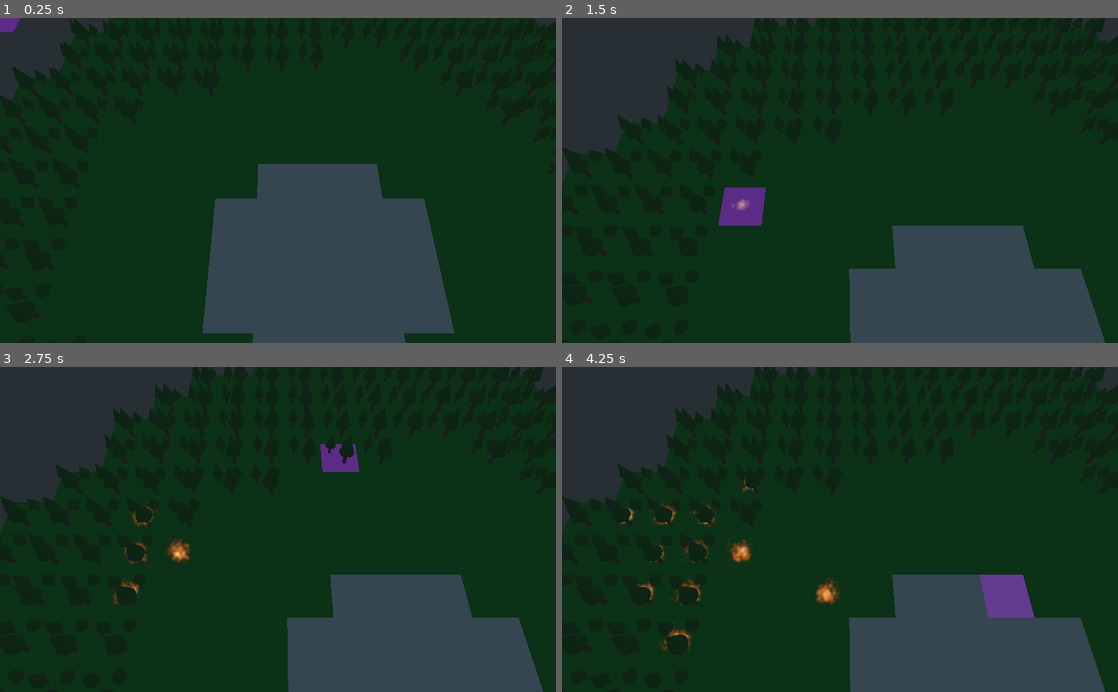
Above: before the commit, frames 1-4 (two rows, left to right).
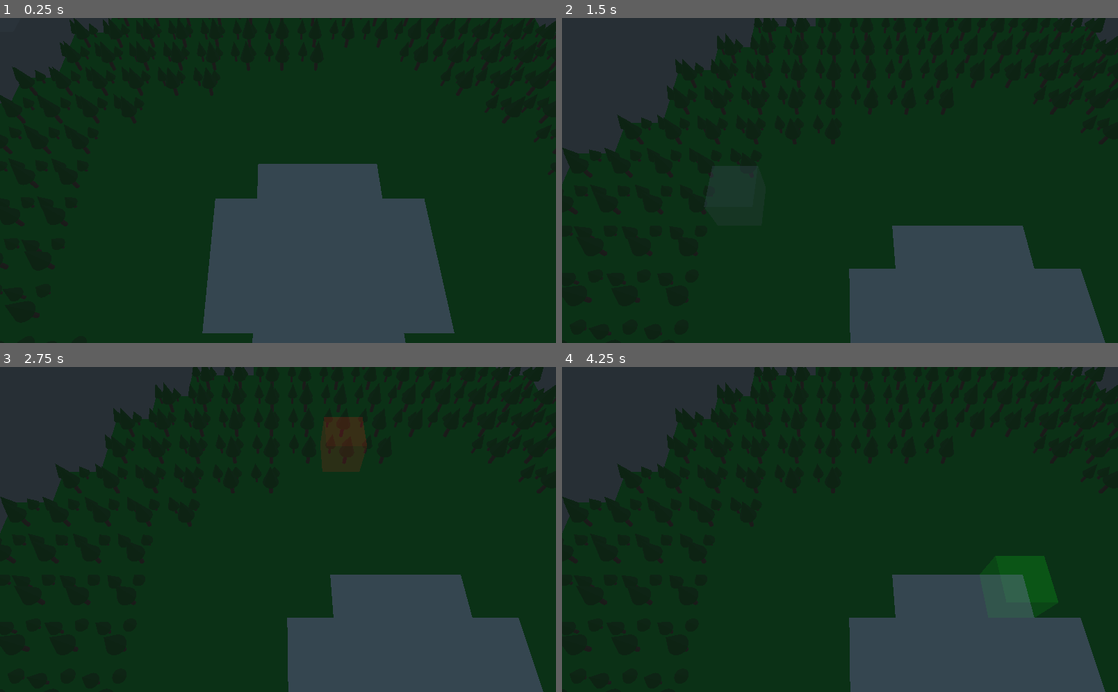
Above: after the commit, the same moments.

Repository: arturh85/gamejam2021
Game: Godot game, scene res://World.tscn
Same seed, same stepped clock (60 frames per second), same inputs: the game is played once before the commit and once after it.
Inputs (mouse positions are in pixels of both pictures, inside the frame that each line leads up to):
- Up to frame 1 (0.25 s): no input
- Up to frame 2 (1.5 s): move the mouse to (962, 164) at 0.52 s; press the mouse at (962, 164) at 0.53 s; tap Enter at 1.25 s; move the mouse to (728, 196) at 1.27 s; release the mouse at (728, 196) at 1.28 s; click (728, 196) at 1.35 s
- Up to frame 3 (2.75 s): tap Space at 2 s; move the mouse to (333, 458) at 2.02 s; press the mouse at (333, 458) at 2.03 s; right-click (333, 458) at 2.1 s
- Up to frame 4 (4.25 s): move the mouse to (812, 594) at 2.77 s; release the mouse at (812, 594) at 2.78 s; click (812, 594) at 2.85 s; move the mouse to (1006, 578) at 3.52 s; press the mouse at (1006, 578) at 3.53 s

The runs differ from the first frame. In frame 1, 0.1% of the frame differs, in the area x 0-4%, y 0-5%; in frame 2, 0.9%; in frame 3, 1.7%; in frame 4, 3.0%, in the area x 10-90%, y 33-89%.

Commit message:
mouse

Diff:
--- a/CamBase.gd
+++ b/CamBase.gd
@@ -21,8 +21,17 @@
 	$"../SelectionTile".translation.x = p.x * $"../GridMap".cell_size.x + $"../GridMap".cell_size.x / 2.0
 	$"../SelectionTile".translation.z = p.z * $"../GridMap".cell_size.z + $"../GridMap".cell_size.z / 2.0
 
-	if Input.is_action_just_released("alt_command"):
-		$"../GridMap".add_fire(p.x, p.z)
+	var mat = $"../SelectionTile".get_surface_material(0)
+	var cell_content = $"../GridMap".get_cell_item(p.x, 0, p.z)
+	if cell_content == 0: # Asphalt
+		mat.albedo_color = Color(0, 1, 0, 0.1)
+	elif cell_content == 2: # Trees
+		mat.albedo_color = Color(1, 0, 0, 0.1)
+		if Input.is_action_just_released("alt_command"):
+			$"../GridMap".add_fire(p.x, p.z)
+	else:
+		mat.albedo_color = Color(0.5, 0.5, 0.5, 0.1)
+
 
 	return
 
--- a/World.tscn
+++ b/World.tscn
@@ -6,11 +6,12 @@
 [ext_resource path="res://Fire.tscn" type="PackedScene" id=5]
 [ext_resource path="res://World.gd" type="Script" id=6]
 [ext_resource path="res://GridMap.gd" type="Script" id=7]
-[ext_resource path="res://models/ground.obj" type="ArrayMesh" id=8]
+
+[sub_resource type="CubeMesh" id=9]
 
 [sub_resource type="SpatialMaterial" id=7]
 flags_transparent = true
-albedo_color = Color( 0.858824, 0.145098, 0.862745, 0.388235 )
+albedo_color = Color( 1, 0.584314, 0, 0.0666667 )
 
 [sub_resource type="BoxShape" id=8]
 
@@ -51,8 +52,8 @@
 }
 
 [node name="SelectionTile" type="MeshInstance" parent="."]
-transform = Transform( 0.5, 0, 0, 0, 1, 0, 0, 0, 0.5, 0, 0.001, 0 )
-mesh = ExtResource( 8 )
+transform = Transform( 2.5, 0, 0, 0, 2.5, 0, 0, 0, 2.5, 0, 2.5, 0 )
+mesh = SubResource( 9 )
 material/0 = SubResource( 7 )
 
 [node name="Ground" type="StaticBody" parent="."]
